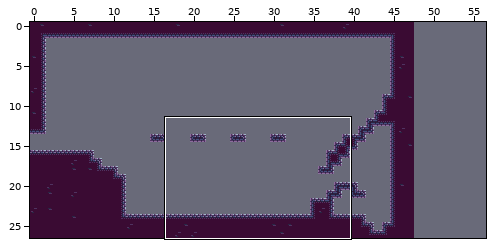
LDtk project: docs/map/instruction.ldtk. The first picture is a wide view before the edit; the outline marks the close-up.
Close-up. First the earlier version:
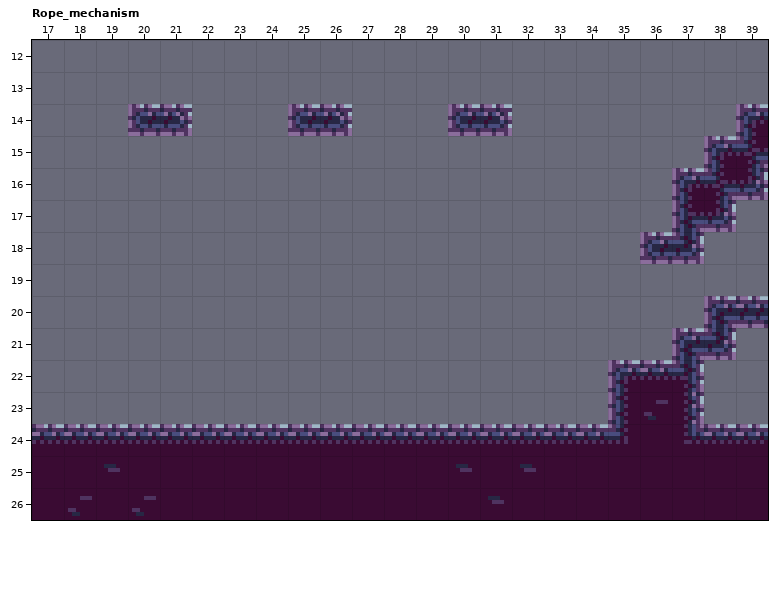
Cells are 8x8 px. Shown: Rope_mechanism x 17..39, y 12..26. The commit also changed other parts of the map, which this record leaves out. The old version is drawn lined up with the new one.
After the commit:
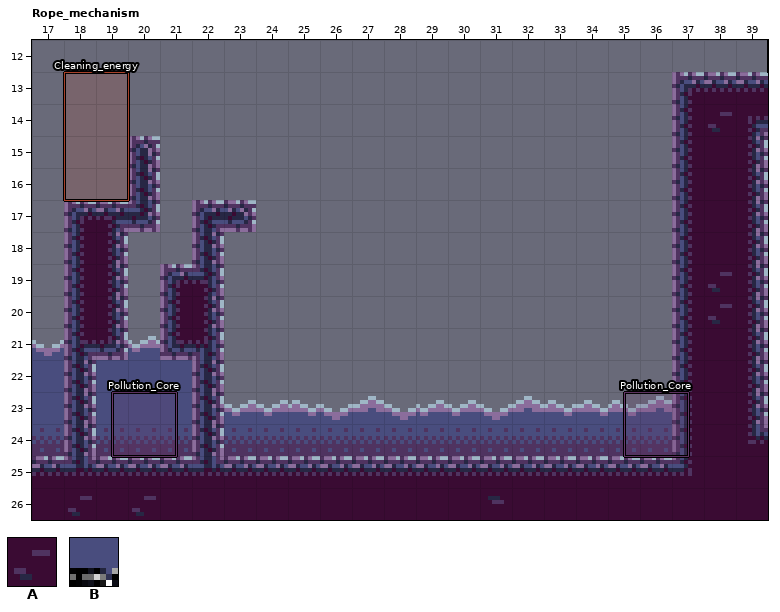
Key: from "Collisions": A 1 "ground", B 3 "toxic_poor".
_ is an empty cell, . an unchanged one.
Objects are placed by their top-left corner, in cells (3,4 is the top-left corner of cell 3,4); size is 1x1 cell unless given.
The edit:
map size 48x27 -> 57x27 cells
--- layer "Collisions"
@@ x 17..39 @@
-13 ....................___
-14 ...AA...AA...AA.....__.
-15 ..._................_..
-16 ..._...................
-17 .___.__..............._
-18 .__.._.............A.__
-19 .__.__..............___
-20 .__.__.............._..
-21 ______................_
-22 ______............AA.__
-23 __________________AA.__
-24 A.AAA.AAAAAAAAAAAAAA...
+13 ....................AAA
+14 ...__...__...__.....AA.
+15 ...A................A..
+16 ...A...................
+17 .AAA.AA...............A
+18 .AA..A............._.AA
+19 .AA.AA..............AAA
+20 .AA.AA..............A..
+21 BAABAA................A
+22 BABBBA............__.AA
+23 BABBBABBBBBBBBBBBBBB.AA
+24 B.BBB.BBBBBBBBBBBBBB...
--- layer "Entities"
+"Pollution_Core" rectangle at 19.5,23 size 2x2
+"Pollution_Core" rectangle at 35.5,23 size 2x2
+"Cleaning_energy" rectangle at 18,13 size 2x4
